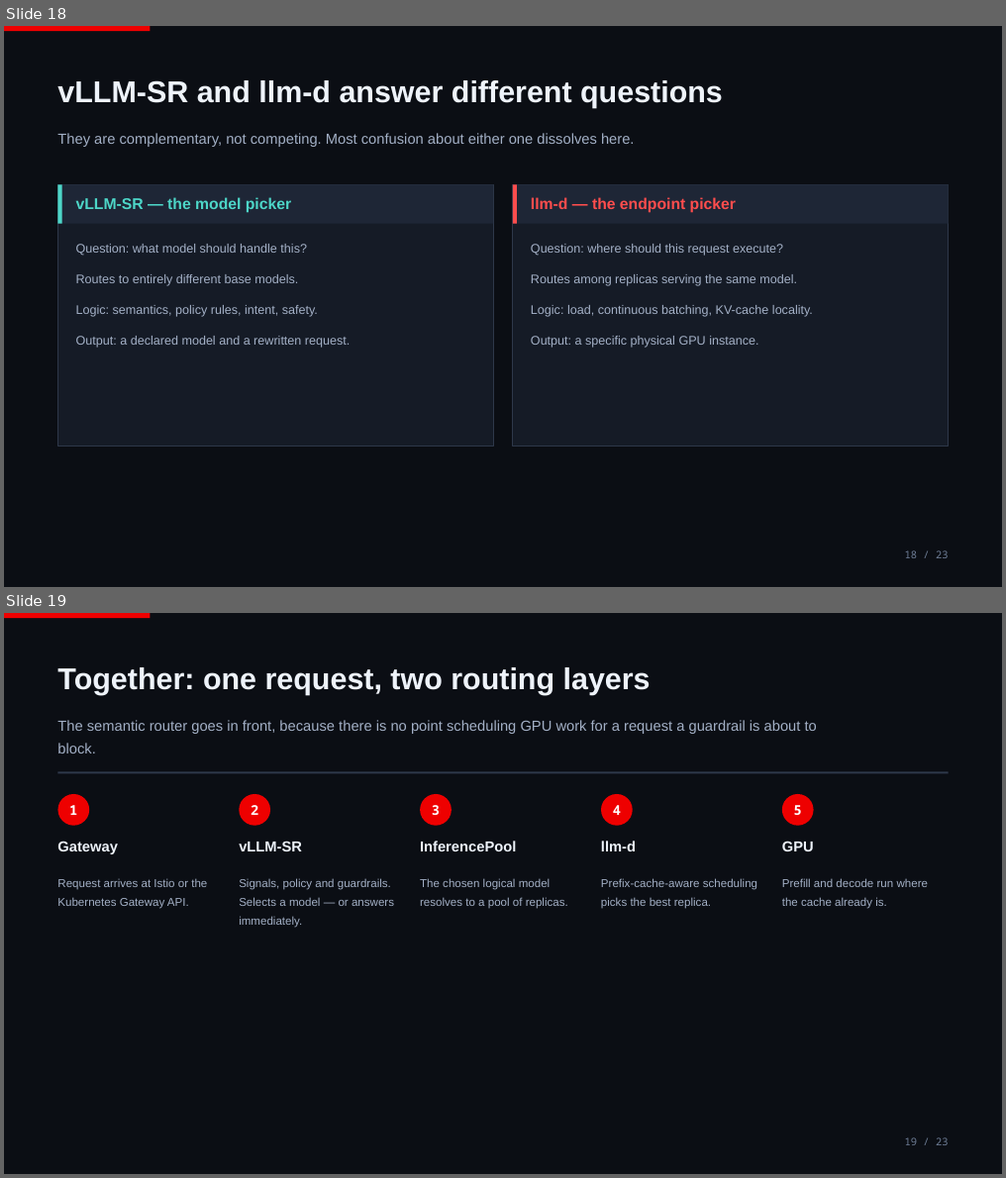
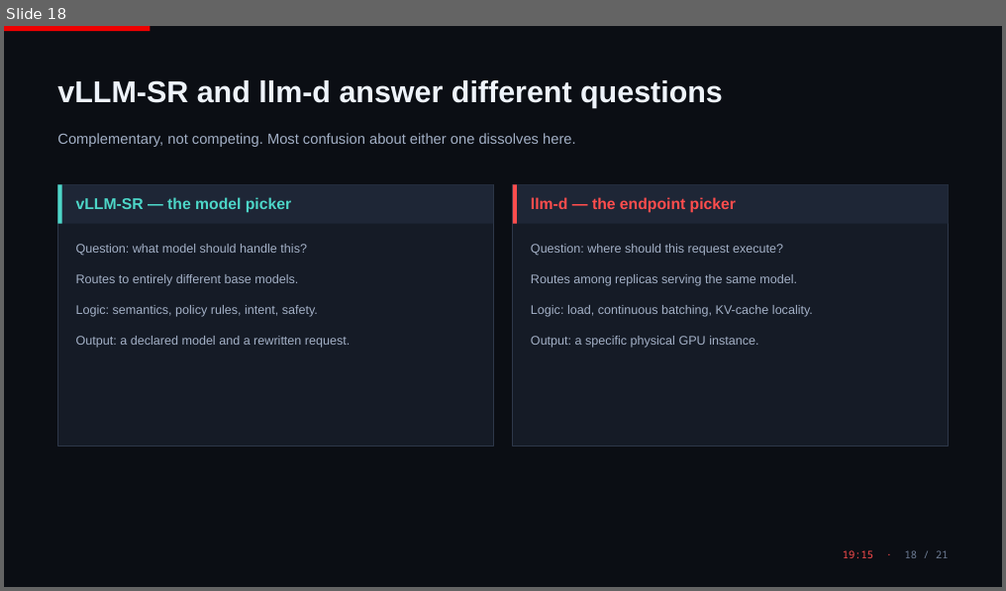
Before and after one commit to ritzshah/vllm-semantic-router-demo, a slide deck: docs/presentation/vLLM-Semantic-Router.pptx. Shown one above the other, each under a label of ours: slides 18 and 19 before the commit, slide 18 after it. The pictures are 1006x1178 and 1006x591 pixels, drawn with LibreOffice and Linux fonts; fonts in the diff are those of the drawing. Boxes give left, top, right and bottom in pixels: in the first picture for what was removed or moved away, otherwise in the second. Text is boxed around its words. In the diff, an @@ line names an element or a change of style, - is before the commit and + after.

```diff
--- a/docs/presentation/vLLM-Semantic-Router.pptx
+++ b/docs/presentation/vLLM-Semantic-Router.pptx
@@ slide 19 removed at [4, 613, 1002, 1174], background #0B0E14 @@
@@ rectangle removed at [4, 613, 150, 618] @@
@@ text removed at [57, 667, 650, 695] @@
-Together: one request, two routing layers
@@ text removed at [57, 720, 817, 754] @@
-The semantic router goes in front, because there is no point scheduling GPU work for a request a guardrail is about to block.
@@ rectangle removed at [57, 771, 948, 774] @@
@@ ellipse removed at [57, 794, 89, 826] @@
-1
@@ ellipse removed at [239, 794, 270, 826] @@
-2
@@ ellipse removed at [420, 794, 451, 826] @@
-3
@@ ellipse removed at [601, 794, 633, 826] @@
-4
@@ ellipse removed at [782, 794, 813, 826] @@
-5
@@ text removed at [57, 841, 118, 855] @@
-Gateway
@@ text removed at [239, 841, 302, 852] @@
-vLLM-SR
@@ text removed at [420, 841, 516, 852] @@
-InferencePool
@@ text removed at [601, 841, 636, 852] @@
-llm-d
@@ text removed at [782, 841, 814, 852] @@
-GPU
@@ text removed at [57, 878, 207, 909] @@
-Request arrives at Istio or the Kubernetes Gateway API.
@@ text removed at [239, 878, 394, 928] @@
-Signals, policy and guardrails. Selects a model — or answers immediately.
@@ text removed at [420, 878, 568, 909] @@
-The chosen logical model resolves to a pool of replicas.
@@ text removed at [601, 878, 757, 909] @@
-Prefix-cache-aware scheduling picks the best replica.
@@ text removed at [782, 878, 928, 909] @@
-Prefill and decode run where the cache already is.
@@ text removed at [905, 1138, 948, 1146] @@
-19 / 23
@@ slide 18 changed as well @@
@@ text at [57, 133, 576, 147]: text changed @@
-They are complementary, not competing. Most confusion about either one dissolves here.
+Complementary, not competing. Most confusion about either one dissolves here.
@@ text at [843, 551, 948, 559]: text changed; text colour #6E7D96 to #FF4D4D @@
-18 / 23
+19:15 · 18 / 21
```
Also in this commit, not shown: 10 other slides changed, 10 slides added, 11 other slides removed, 5 other files.
